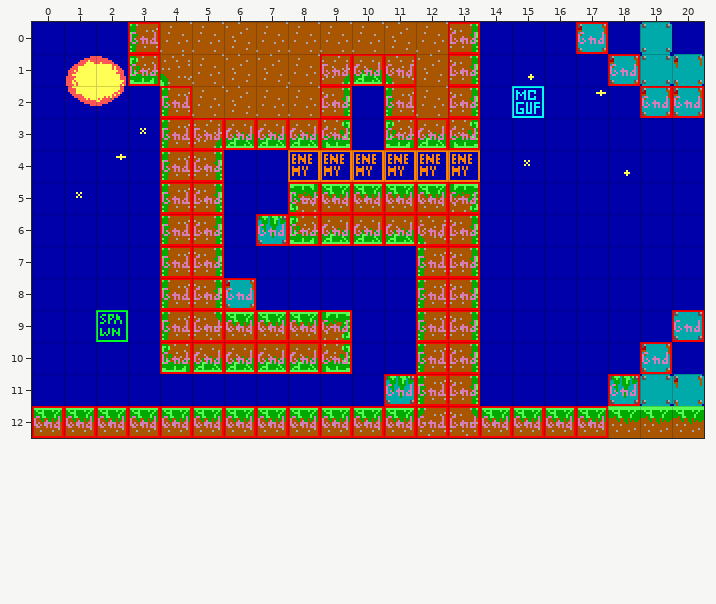
An edit to a level. Tiled map, levels/0501.tmx. The picture above is the old version.
Cells are 16x16 px. Shown: x 0..20, y 0..12.
After the commit:
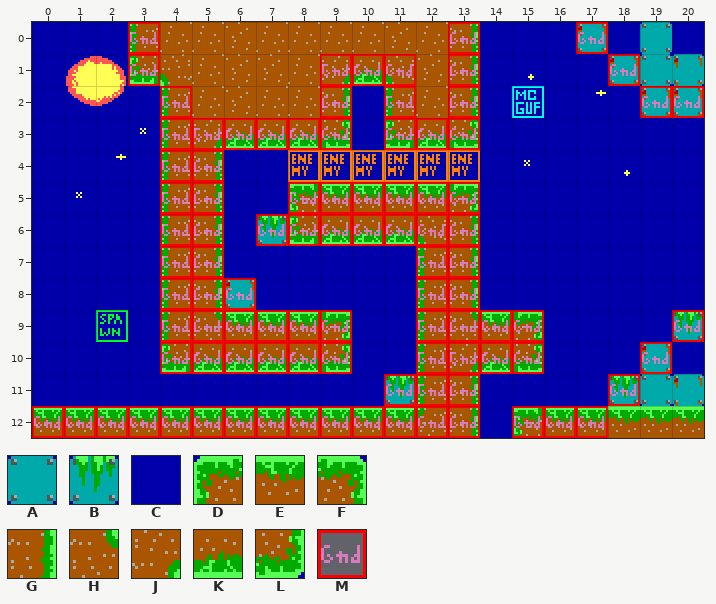
Key: from "Tileset": A 40, B 41, C 44, D 81, E 82, F 83, G 103, H 123, J 161, K 182, L 183; from "obj_layer": M 1.
_ is an empty cell.
The edit:
{"where": "layer \"bg\""}
{"y":9,"x":13,"old":"GCC","new":"HEF"}
{"y":9,"x":20,"old":"A","new":"B"}
{"y":10,"x":13,"old":"GCC","new":"JKL"}
{"y":12,"x":13,"old":"HEE","new":"GCD"}
{"where": "layer \"col\""}
{"y":9,"x":14,"old":"__","new":"MM"}
{"y":10,"x":14,"old":"__","new":"MM"}
{"y":12,"x":14,"old":"M","new":"_"}
{"label":"changed","picture_box":[450,310,544,374]}
{"label":"changed","picture_box":[676,312,702,334]}
{"label":"changed","picture_box":[466,406,542,438]}
